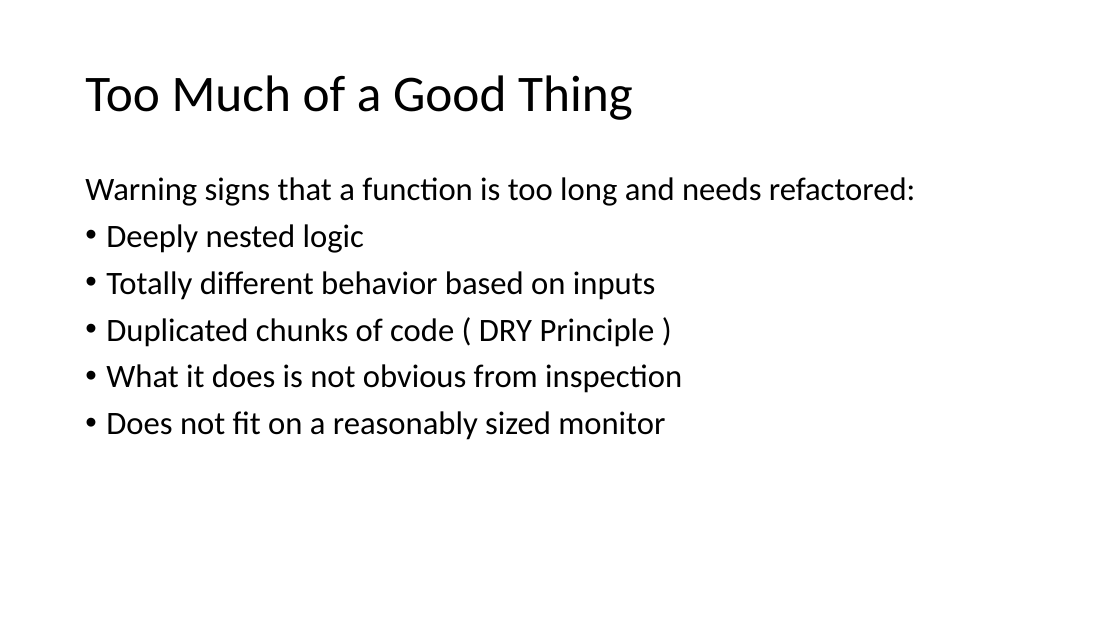
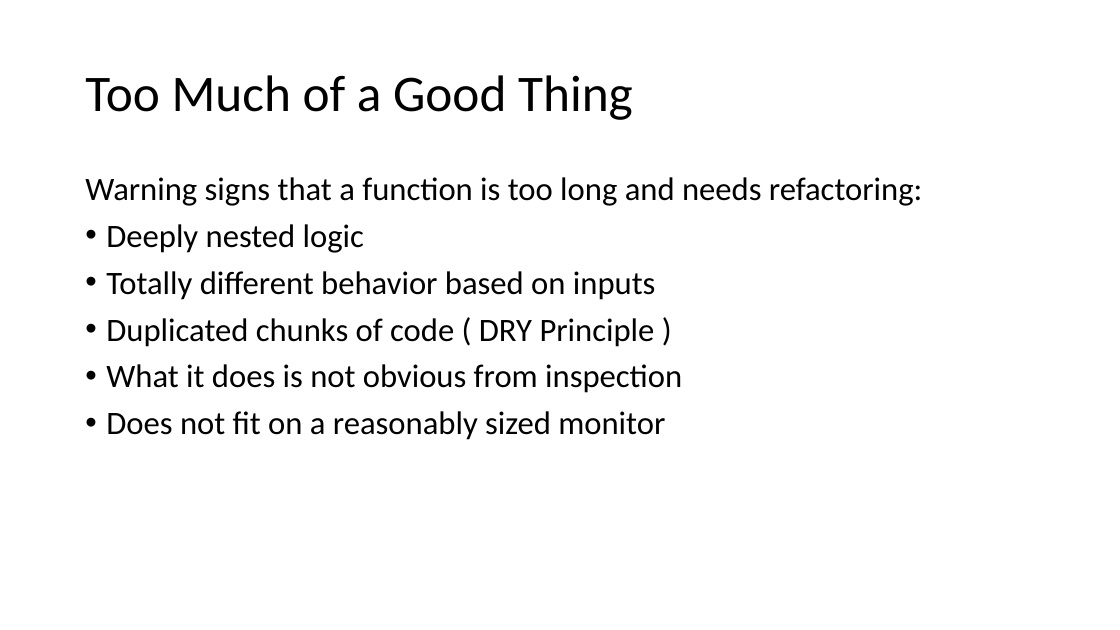
Before and after one commit to NCEAS/oss-2014, a slide deck: slide 16 of day-09/IntroductionToSoftwareClass.pptx. Drawn at 1120x630 pixels with LibreOffice and Linux fonts; fonts in the diff are those of the drawing. Boxes give left, top, right and bottom in pixels: in the first picture for what was removed or moved away, otherwise in the second. Text is boxed around its words. In the diff, an @@ line names an element or a change of style, - is before the commit and + after.

```diff
--- a/day-09/IntroductionToSoftwareClass.pptx
+++ b/day-09/IntroductionToSoftwareClass.pptx
@@ text at <box>85,177,922,206</box>: text changed @@
-Warning signs that a function is too long and needs refactored:
+Warning signs that a function is too long and needs refactoring:
```
Also in this commit, not shown: 1 other file.
